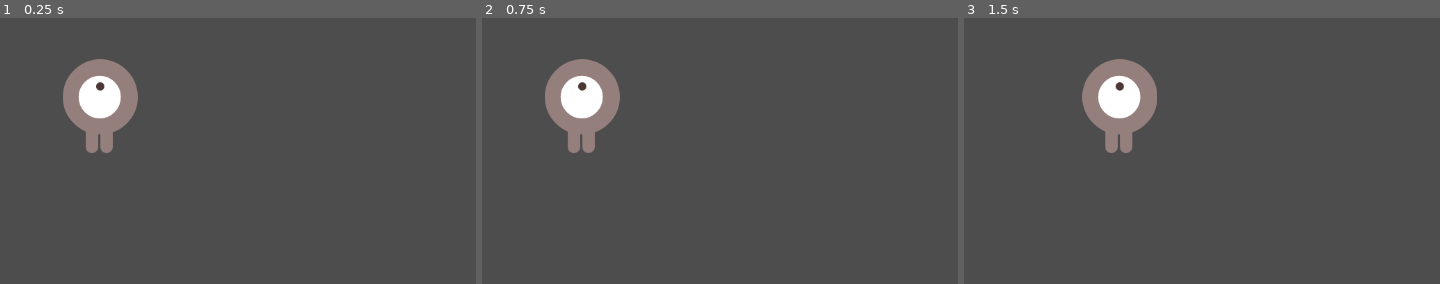
Above: before the commit, frames 1-3 (left to right).
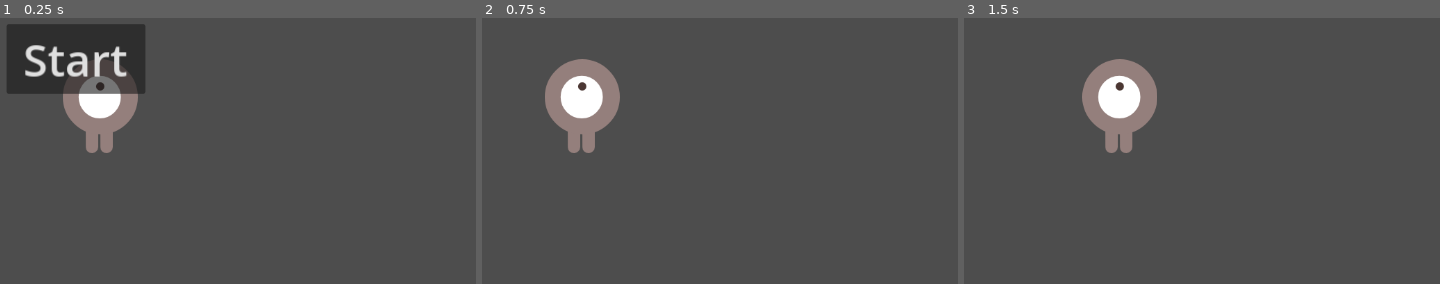
Above: after the commit, the same moments.

Repository: AsilbekNorboev/mansion_murder
Game: Godot game, scene res://main.tscn
Two runs of this game, one before a commit and one after it. Both use one fixed random seed, a clock stepped at 60 frames per second and the inputs below.
Inputs (mouse positions are in pixels of both pictures, inside the frame that each line leads up to):
- Up to frame 1 (0.25 s): no input
- Up to frame 2 (0.75 s): click (558, 57) at 0.5 s, where only the run after the commit has a clickable "Start"
- Up to frame 3 (1.5 s): tap Enter at 1.25 s; hold Right (move_right) from 1.28 s (still down)

The runs differ from the first frame. In frame 1, 7.4% of the frame differs, in the area x 1-31%, y 2-29%; in frame 2, nothing differs; in frame 3, nothing differs.

Commit message:
Added HUD/Fixed Controlsa
added the HUD scene, added a start button, added a script to main, and added WASD key mapping

Diff:
--- /dev/null
+++ b/mansionmurder/hud.gd
@@ -0,0 +1,8 @@
+extends CanvasLayer
+
+# Notifies `Main` node that the button has been pressed
+signal start_game
+
+func _on_start_button_pressed():
+	$StartButton.hide()
+	start_game.emit()
--- /dev/null
+++ b/mansionmurder/hud.tscn
@@ -0,0 +1,23 @@
+[gd_scene load_steps=2 format=3 uid="uid://ddeafgqttv4tg"]
+
+[ext_resource type="Script" path="res://hud.gd" id="1_bjx3b"]
+
+[node name="HUD" type="CanvasLayer"]
+script = ExtResource("1_bjx3b")
+
+[node name="StartButton" type="Button" parent="."]
+anchors_preset = 8
+anchor_left = 0.5
+anchor_top = 0.5
+anchor_right = 0.5
+anchor_bottom = 0.5
+offset_left = -100.0
+offset_top = -50.0
+offset_right = 100.0
+offset_bottom = 50.0
+grow_horizontal = 2
+grow_vertical = 2
+theme_override_font_sizes/font_size = 64
+text = "Start"
+
+[connection signal="pressed" from="StartButton" to="." method="_on_start_button_pressed"]
--- /dev/null
+++ b/mansionmurder/main.gd
@@ -0,0 +1,4 @@
+extends Node2D
+
+func new_game():
+	print("game start")
--- a/mansionmurder/main.tscn
+++ b/mansionmurder/main.tscn
@@ -1,8 +1,15 @@
-[gd_scene load_steps=2 format=3 uid="uid://bn2p7yfkhaqj7"]
+[gd_scene load_steps=4 format=3 uid="uid://bn2p7yfkhaqj7"]
 
 [ext_resource type="PackedScene" uid="uid://bwe652b7ab8bp" path="res://player.tscn" id="1_dh5pg"]
+[ext_resource type="Script" path="res://main.gd" id="1_nxplu"]
+[ext_resource type="PackedScene" uid="uid://ddeafgqttv4tg" path="res://hud.tscn" id="3_mfopj"]
 
 [node name="main" type="Node2D"]
+script = ExtResource("1_nxplu")
 
 [node name="Player" parent="." instance=ExtResource("1_dh5pg")]
 position = Vector2(611, 392)
+
+[node name="HUD" parent="." instance=ExtResource("3_mfopj")]
+
+[connection signal="start_game" from="HUD" to="." method="new_game"]
--- a/mansionmurder/project.godot
+++ b/mansionmurder/project.godot
@@ -42,7 +42,7 @@
 move_down={
 "deadzone": 0.5,
 "events": [Object(InputEventKey,"resource_local_to_scene":false,"resource_name":"","device":-1,"window_id":0,"alt_press …(195 unchanged characters)…
-, Object(InputEventKey,"resource_local_to_scene":false,"reso …(131 unchanged characters)… d":false,"keycode":0,"physical_keycode":68,"key_label":0,"unicode":100,"location":0,"echo":false,"script":null)
+, Object(InputEventKey,"resource_local_to_scene":false,"reso …(131 unchanged characters)… d":false,"keycode":0,"physical_keycode":83,"key_label":0,"unicode":115,"location":0,"echo":false,"script":null)
 ]
 }
 
